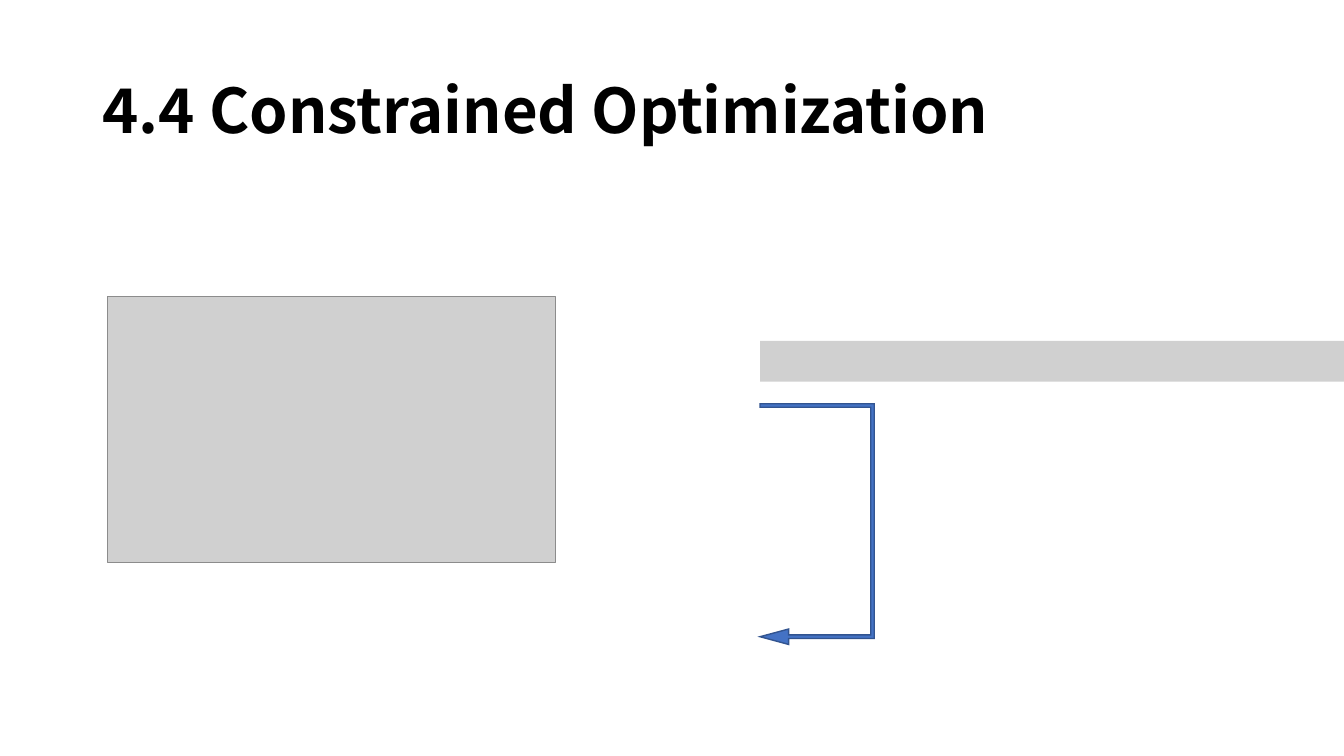
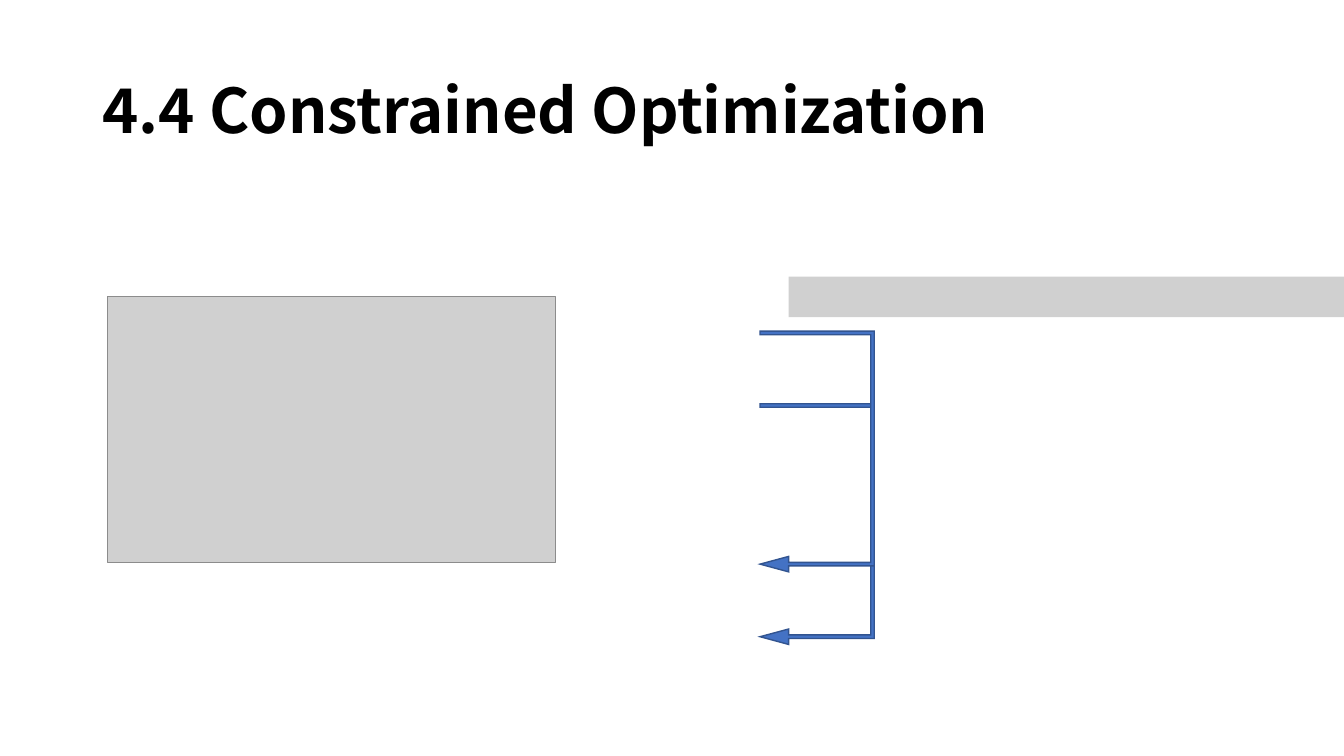
Before and after one commit to mmvv11/GraduateStudies, a slide deck: slide 20 of DeepLearningStudy/4. Numerical Computation.pptx. Drawn at 1344x756 pixels with LibreOffice and Linux fonts; fonts in the diff are those of the drawing; grey boxes stand for pictures; background and template pictures are left out. Boxes give left, top, right and bottom in pixels: in the first picture for what was removed or moved away, otherwise in the second. Text is boxed around its words. In the diff, an @@ line names an element or a change of style, - is before the commit and + after.

```diff
--- a/DeepLearningStudy/4. Numerical Computation.pptx
+++ b/DeepLearningStudy/4. Numerical Computation.pptx
@@ picture added at (788, 276, 1344, 317) @@
@@ picture removed at (760, 341, 1344, 381) @@
@@ uturn arrow added at (760, 331, 874, 572), fill #4472C4, outline #325491 1 pt @@
```
Also in this commit, not shown: 1 other file.
